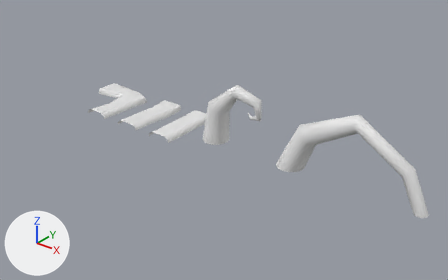
Renders of the FBX model Assets/3D/Props/Sources/root-platforms.fbx from each side of a commit.
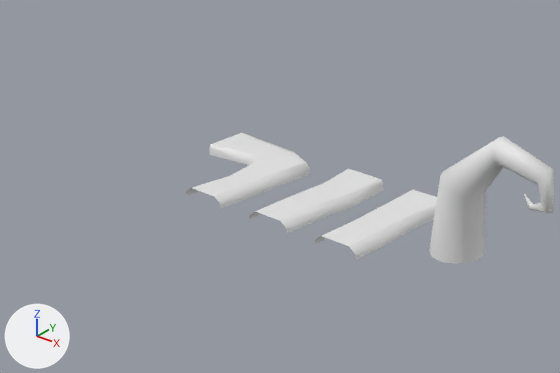
Each version appears first whole from a 50 mm camera at (33.6, -29.8, 20.3) aimed at (6.8, 3.7, -0.4), and next in a close-up on the part from 0% to 59% of the width and 7% to 70% of the height. Every picture has the same lights, and +X, +Y and +Z are marked at lower left. Where no turn or scale is listed for an object, it has been applied to the vertices.

Objects in the first close-up: 'corner1', 'form1', 'straight1', 'straight2'.
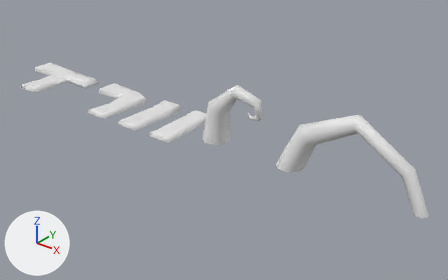
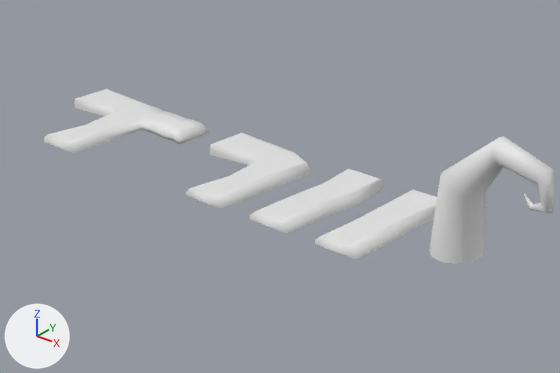
Commit message: root platforms

Pixel boxes (x1, y1, x2, y2) of what changed, in the close-ups (560 x 373 px):
```json
{"object": "corner1.001", "change": "added", "after": [44, 89, 209, 153]}
{"part": 1, "of": "me_circle_004", "change": "added", "after": [186, 188, 221, 209]}
{"part": 2, "of": "me_circle_001", "change": "added", "after": [250, 212, 287, 234]}
{"part": 3, "of": "me_circle_003", "change": "added", "after": [315, 236, 356, 259]}
```

The change, as JSON lines over the scene's bpy script:
```json
{"block": "me_circle_001", "where": "me_circle_001.from_pydata(...)  # 68 vertices, 48 faces; spans x -1.0..1.15, y 0.0..5.24, z -0.02..0.44"}
{"block": "me_circle_001", "where": "# used by ob_straight1; location = (0.0, 0.0, 0.0)"}
{"block": "me_circle_001", "where": "# verts and faces of me_circle_001; kept vertices keep their numbers, new ones are numbered from 68"}
{"block": "me_circle_001", "where": "# before: 6 (-0.67, 0.0, 0.42) at pixel (254, 211), 7 (-0.98, 0.0, 0.2) at pixel (249, 214), 8 (-1.0, 0.0, 0.0) at pixel (249, 219), 9 (1.0, 0.0, 0.0) at pixel (287, 233), 10 (0.98, 0.0, 0.2) at pixel (286, 228)"}
{"block": "me_circle_001", "where": "# before: 11 (0.67, 0.0, 0.42) at pixel (280, 220)"}
{"block": "me_circle_001", "change": "me_circle_001 part 2"}
{"op": "add", "block": "me_circle_001", "code": "faces += [(6, 7, 8, 9, 10, 11)]"}
{"block": "me_circle_003", "where": "me_circle_003.from_pydata(...)  # 68 vertices, 48 faces; spans x -1.0..1.0, y 0.0..5.24, z -0.02..0.44"}
{"block": "me_circle_003", "where": "# used by ob_straight2; location = (3.43, 0.0, 0.0)"}
{"block": "me_circle_003", "where": "# verts and faces of me_circle_003; kept vertices keep their numbers, new ones are numbered from 68"}
{"block": "me_circle_003", "where": "# before: 6 (-0.67, 0.0, 0.42) at pixel (321, 235), 7 (-0.98, 0.0, 0.2) at pixel (315, 239), 8 (-1.0, 0.0, 0.0) at pixel (315, 244), 9 (1.0, 0.0, 0.0) at pixel (355, 259), 10 (0.98, 0.0, 0.2) at pixel (355, 254)"}
{"block": "me_circle_003", "where": "# before: 11 (0.67, 0.0, 0.42) at pixel (348, 246)"}
{"block": "me_circle_003", "change": "me_circle_003 part 3"}
{"op": "add", "block": "me_circle_003", "code": "faces += [(6, 7, 8, 9, 10, 11)]"}
{"block": "me_circle_004", "where": "me_circle_004.from_pydata(...)  # 102 vertices, 80 faces; spans x -3.65..1.19, y 0.0..5.45, z -0.02..0.44"}
{"block": "me_circle_004", "where": "# used by ob_corner1; location = (-3.6, 0.0, 0.0)"}
{"block": "me_circle_004", "where": "# verts and faces of me_circle_004; kept vertices keep their numbers, new ones are numbered from 102"}
{"block": "me_circle_004", "where": "# before: 6 (-0.67, 0.0, 0.42) at pixel (190, 187), 7 (-0.98, 0.0, 0.2) at pixel (186, 191), 8 (-1.0, 0.0, 0.0) at pixel (186, 195), 9 (1.0, 0.0, 0.0) at pixel (220, 208), 10 (0.98, 0.0, 0.2) at pixel (220, 203)"}
{"block": "me_circle_004", "where": "# before: 11 (0.67, 0.0, 0.42) at pixel (214, 196)"}
{"block": "me_circle_004", "change": "me_circle_004 part 1"}
{"op": "add", "block": "me_circle_004", "code": "faces += [(6, 7, 8, 9, 10, 11)]"}
{"op": "add", "block": "me_circle_002", "code": ["me_circle_002 = bpy.data.meshes.new('Circle.002')", "me_circle_002.from_pydata(...)  # 172 vertices, 152 faces; spans x -3.65..3.68, y 0.0..5.45, z -0.04..0.45"]}
{"op": "add", "block": "ob_corner1_001", "code": ["ob_corner1_001 = bpy.data.objects.new('corner1.001', me_circle_002)", "ob_corner1_001.location = (-12.86, 0.0, 0.0)"]}
```
